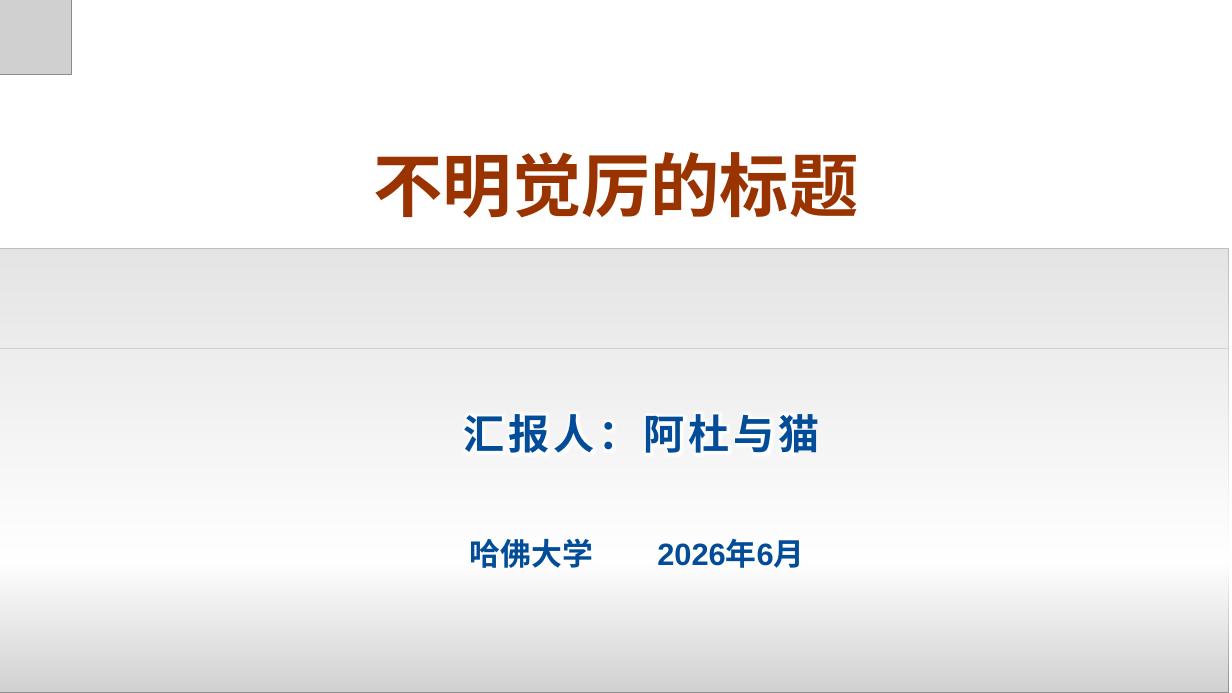
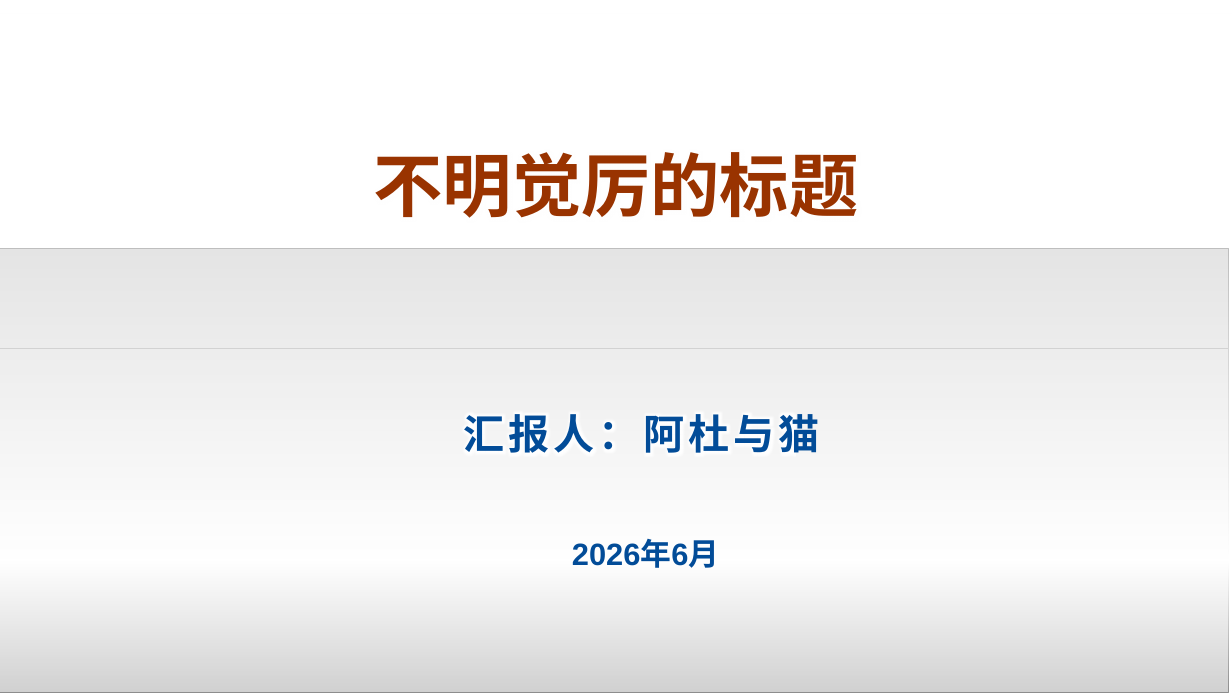
Before and after one commit to deathcats4/scholar-ppt-cn, a slide deck: slide 1 of assets/templates/scholar-ppt-cn-reference-template.pptx. Drawn at 1232x693 pixels with LibreOffice and Linux fonts; fonts in the diff are those of the drawing; grey boxes stand for pictures. Boxes give left, top, right and bottom in pixels: in the first picture for what was removed or moved away, otherwise in the second. Text is boxed around its words. In the diff, an @@ line names an element or a change of style, - is before the commit and + after.

```diff
--- a/assets/templates/scholar-ppt-cn-reference-template.pptx
+++ b/assets/templates/scholar-ppt-cn-reference-template.pptx
@@ picture removed at (0, 0, 71, 75) @@
@@ text removed at (470, 538, 593, 568) @@
-哈佛大学
@@ text "2026年6月": place and size @@
-text "2026年6月" at (657, 540, 804, 568)
+text "2026年6月" at (572, 540, 719, 568)
```
Also in this commit, not shown: 2 other slides changed, 23 other files.
